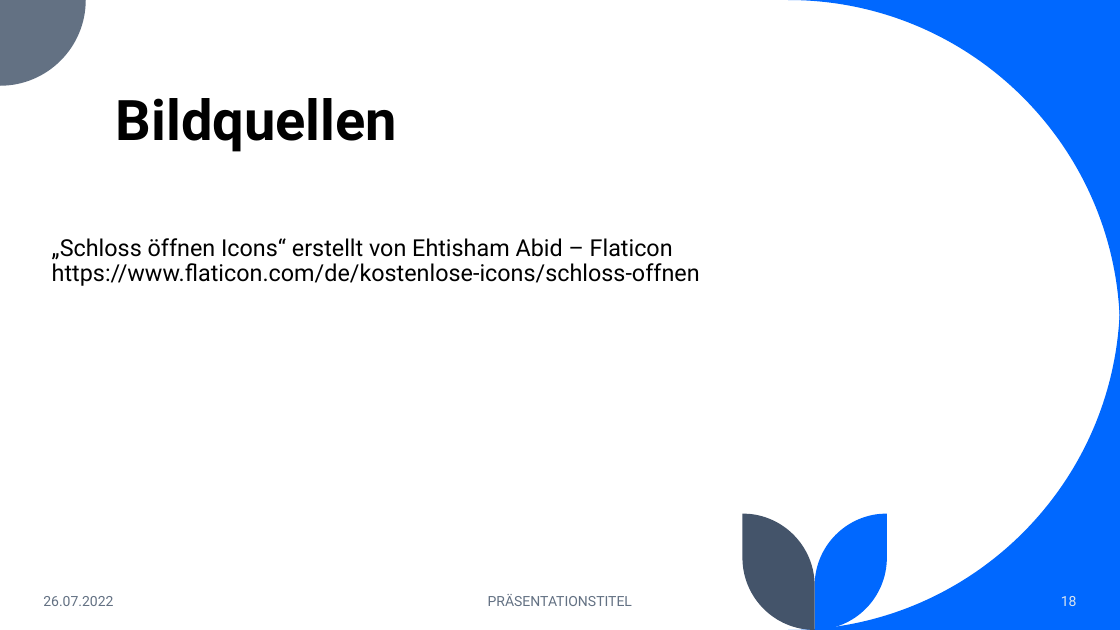
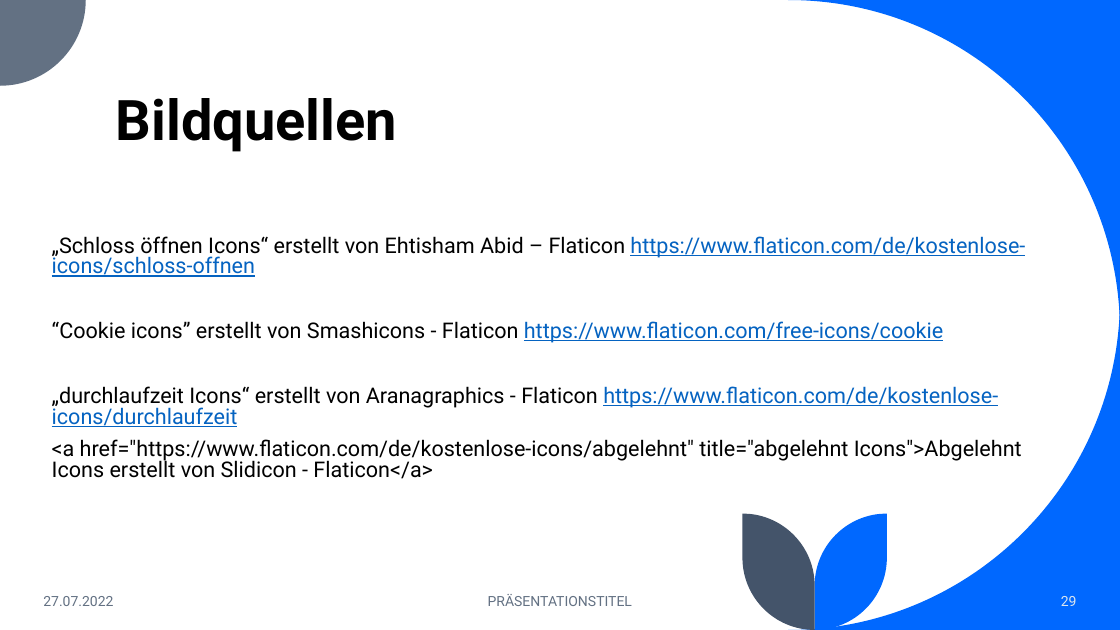
Before and after one commit to BranAndSceolan/SSE-Notes, a slide deck: slide 29 of documentation/Notiz-App.pptx (slide 18 before the commit). Drawn at 1120x630 pixels with LibreOffice and Linux fonts; fonts in the diff are those of the drawing. Boxes give left, top, right and bottom in pixels: in the first picture for what was removed or moved away, otherwise in the second. Text is boxed around its words. In the diff, an @@ line names an element or a change of style, - is before the commit and + after.

```diff
--- a/documentation/Notiz-App.pptx
+++ b/documentation/Notiz-App.pptx
@@ text at (x1=52, y1=236, x2=1025, y2=277): size 20 to 18.5 pt in "„Schloss öffnen Icons“ erstellt von Ehtisham Abid ..."; text colour #000000 to #0563C1, underline on in "https://www.flaticon.com/de/kostenlose-icons/schloss-offnen"; line spacing 0.9 to 0.8 @@
@@ text at (x1=52, y1=321, x2=1022, y2=479): paragraphs added @@
+“Cookie icons” erstellt von Smashicons - Flaticon https://www.flaticon.com/free-icons/cookie
+„durchlaufzeit Icons“ erstellt von Aranagraphics - Flaticon https://www.flaticon.com/de/kostenlose-icons/durchlaufzeit
+<a href="https://www.flaticon.com/de/kostenlose-icons/abgelehnt" title="abgelehnt Icons">Abgelehnt Icons erstellt von Slidicon - Flaticon</a>
@@ text at (x1=43, y1=596, x2=113, y2=606): text changed @@
-26.07.2022
+27.07.2022
@@ page number at (x1=1061, y1=596, x2=1077, y2=606): text changed @@
-18
+29
```
Also in this commit, not shown: 7 other slides changed, 19 slides added, 8 slides removed.
